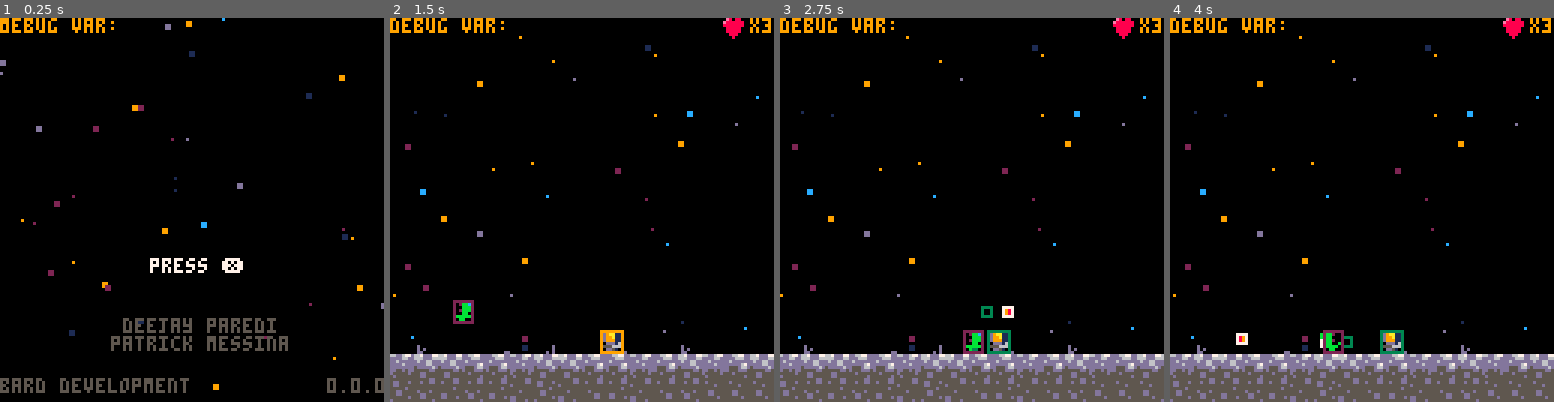
Above: before the commit, frames 1-4 (left to right).
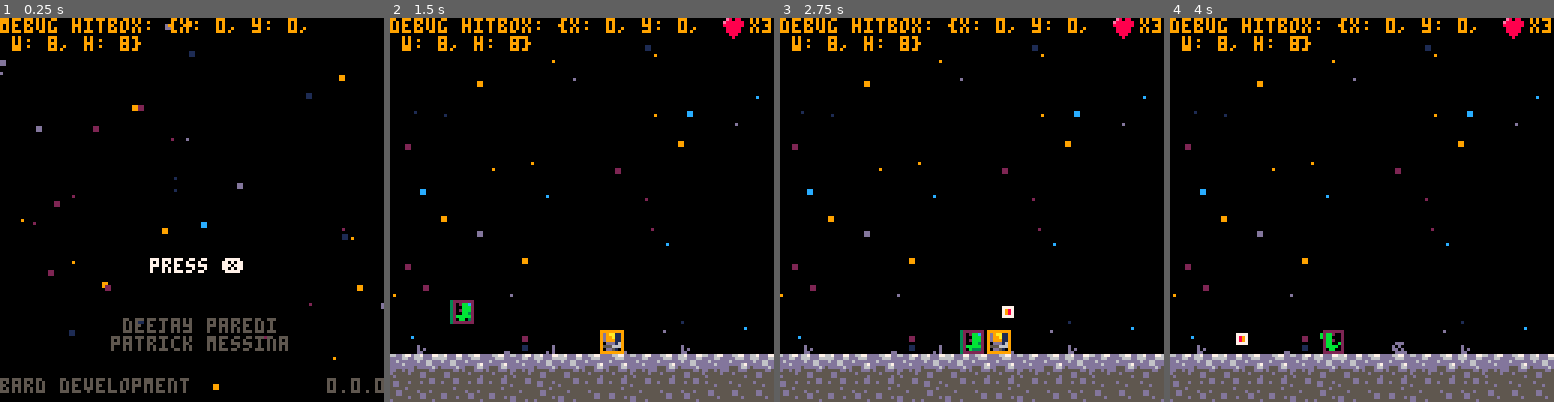
Above: after the commit, the same moments.

Repository: barddev/moonshot
Game: PICO-8 cartridge moonshot-temp.p8
Two runs of this game, one before a commit and one after it. Both use one fixed random seed, a clock stepped at 60 frames per second and the inputs below.
Inputs:
- Up to frame 1 (0.25 s): no input
- Up to frame 2 (1.5 s): tap X (X key) at 0.33, 1.07 s; tap O (Z key) at 0.7 s
- Up to frame 3 (2.75 s): hold Right 1.6-2.1 s; tap O (Z key) at 1.7, 2.1, 2.5 s; tap X (X key) at 1.85 s; hold Up 2.15-2.42 s; hold Right from 2.47 s (still down)
- Up to frame 4 (4 s): tap O (Z key) at 2.9, 3.3, 3.7 s; tap X (X key) at 2.97 s; release Right at 3.03 s; hold Left 3.08-3.58 s; hold Down 3.63-3.97 s

The runs differ from the first frame. In frame 1, 1.1% of the frame differs, in the area x 3-80%, y 0-9%; in frame 2, 1.2%; in frame 3, 1.4%; in frame 4, 1.6%, in the area x 3-80%, y 0-88%.

Commit message:
added egg

Diff:
--- a/moonshot-temp.p8
+++ b/moonshot-temp.p8
@@ -40,6 +40,9 @@
     debug_position = "",
     debug_vel = "",
 
+    debug_hitbox = "",
+    debug_collision = "",
+
     -- stars
     stars_color_pal={1,2,9,12,13},
 
@@ -49,6 +52,7 @@
 
     -- sprite flags
     solid = 0,
+    egg = 3,
     spike = 5,
     bullet = 6
 
@@ -73,6 +77,11 @@
 -- start with menu state
 function game:init()
     self:change_state(menu)
+
+    if globals.debug then
+        poke(0x5f2d, 1)
+    end
+
 end
 
 function game:update()
@@ -88,7 +97,9 @@
         local x = c.x or 0
 
         -- debug var
-        print("debug var: " .. globals.debug_var, x, 0, 9)
+        -- print("debug var: " .. globals.debug_var, x, 0, 9)
+        print("debug hitbox: " .. new_hitbox(), x, 0, 9)
+        -- print("debug collision: " .. globals.debug_collision, x, 14, 9)
 
         -- user input
         local key = ""
@@ -359,7 +371,9 @@
         baddie:new(vector2d(70, 70), 17, new_hitbox(0,0,7,7), 3, 0, 50, 30, vector2d(1.5, 0))
     }
 
-    level_1:init(m, b, level_baddies)
+    level_1_eggs = {}
+    add(level_1_eggs, egg:new(vector2d(295, 53)))
+    level_1:init(m, b, level_baddies, level_1_eggs)
     add(self.levels, level_1)
 
 end
@@ -398,17 +412,25 @@
     return o
 end
 
-function level:init(m, b, badguys)
+function level:init(m, b, badguys, level_eggs)
     self.background = b
     self.baddies = badguys
+    self.eggs = level_eggs
+    eggs = level_eggs
     -- music(1)
 end
 
 function level:update()
+    for e in all(self.eggs) do
+        e:update()
+    end
 end
 
 function level:draw()
     self.background:draw()
+    for e in all(self.eggs) do
+        e:draw()
+    end
     map(self.map_x, self.max_y)
 end
 
@@ -420,7 +442,9 @@
 -- returns 1 if moving right, and returns -1 if moving left
 -- assumes sprite is facing right and actor has var flip
 function actor_direction(flip)
-    if (flip) return -1
+    if (flip) then
+        return -1
+    end
     return 1
 end
 
@@ -458,7 +482,10 @@
             actor.pos.y -= ((actor.pos.y + actor.h + 1) % 8) - 1
         end
 
-        if actor_map_collision(actor, "down", globals.spike) then
+        if actor_map_collision(actor, "down", globals.spike)
+        or actor_map_collision(actor, "up", globals.spike)
+        or actor_map_collision(actor, "right", globals.spike)
+        or actor_map_collision(actor, "left", globals.spike) then
             actor.vel.y = 0
             actor.health -= actor.health
         end
@@ -647,6 +674,7 @@
     -- local a = actor_1.hitbox
     -- local b = actor_2.hitbox
 
+    globals.debug_collision = actor_a.hitbox
     local dir_a = actor_direction(actor_a)
     local dir_b = actor_direction(actor_b)
 
@@ -659,7 +687,7 @@
             actor_a.hitbox.w, actor_a.hitbox.h)
     else
         local _a = hitbox_position(actor_a.hitbox, dir_b)
-        a = new_hitbox(actor_a.pos.x + _a.x,
+        a = new_hitbox(actor_a.pos.x + _a.x + _a.w,
             actor_a.pos.y + _a.y, _a.w, _a.h)
     end
     -- position hitbox for actor b
@@ -924,6 +952,13 @@
     globals.debug_vel = self.vel
     actor_move(self)
 
+    -- check picking up egg
+    for e in all(eggs) do
+        if actor_collision(e, self) then
+            del(eggs, e)
+        end
+    end
+
     if self.health <= 0 then
         self:death()
     end
@@ -1058,6 +1093,7 @@
 
 function bullet:update()
     self.pos += self.vel
+    globals.debug_hitbox = s.hitbox
 end
 
 function bullet:draw()
@@ -1123,6 +1159,43 @@
     local part = particle:new(pos, 0, {8}, 15+rnd(2))
     add(particles, part)
 end
+
+
+-->8
+--> egg
+
+eggs = {}
+
+egg = {}
+-- create a new camera, map_end is the end of the camera
+function egg:new(pos)
+    local o = {}
+    setmetatable(o, self)
+    self.__index = self
+    o.pos = pos
+    o.sp = 16
+    o.anim = 0
+    o.hitbox = new_hitbox(0,0,8,8)
+    o.vel = vector2d(0, 1)
+    return o
+end
+
+function egg:update()
+    self:animate()
+end
+
+function egg:draw()
+    spr(self.sp, self.pos.x, self.pos.y)
+end
+
+function egg:animate()
+  if time() - self.anim >.3 then
+    self.anim = time()
+    self.vel.y *= -1
+    self.pos += self.vel
+  end
+end
+
 
 
 -->8
@@ -1218,6 +1291,7 @@
 function hitbox_position(b, dir)
 
     local h = {}
+    local h = new_hitbox()
     h.w = b.w
     h.h = b.h
     -- facing right
@@ -1282,14 +1356,14 @@
 5d5ddd5dd6ddd5ddd555ddd555555dd5dd55d5dddd555ddd55777775555555550d000000000000d000d0d0000000000000000000000000000000000000000000
 5d5dd555ddd555dd55d5555555dd5555d55555d55d55555d55777555555555d50d0d0000000000d000dd0d000000000000000000000000000000000000000000
 555d5555d5555555555555d555dd55555d5555555555555dd557755d55d555550dd000000000d0d0000dddd00000000000000000000000000000000000000000
-5555555555555dd55555555555555dd555555dd555555dd5dd555555000000000000000090000009000000000000000000000000000000000000000000000000
-5dd555d55d555dd55d5555555d555dd555d55dd555555dd5dd777775000000000000000049900094000000000000000000000000000000000000000000000000
-5dd55555555555555555d5555555555555555555d555555555777777000000000000000054499094000000000000000000000000000000000000000000000000
-55555d5555555d55555555555555555555555555555555555777dd77000000000000000005444944000000000000000000000000000000000000000000000000
-55dd55555555555555dd555555d555555d555d55555d555557d7dd77000000000000000000544444000000000000000000000000000000000000000000000000
-55dd55555dd5555555dd55555555dd5555dd555555555555557d7777000000000000000000054444000000000000000000000000000000000000000000000000
-555555d55dd555d555555d555555dd5555dd5555dd55555555777ddd000000000460000000044444000000000000000000000000000000000000000000000000
-d5555555555555555555555555555555555555d5dd555d5557777d55000000000446656555544444000000000000000000000000000000000000000000000000
+5555555555555dd55555555555555dd555555dd555555dd5dd555555000000000000000090000009000000000000000000000000000000005dddddd55dddddd5
+5dd555d55d555dd55d5555555d555dd555d55dd555555dd5dd77777500000000000000004990009400000000000000000000000000000000d566665dd116665d
+5dd55555555555555555d5555555555555555555d55555555577777700000000000000005449909400000000000000000000000000000000d666666dd616666d
+55555d5555555d55555555555555555555555555555555555777dd7700000000000000000544494400000000000000000000000000000000d666666dd661616d
+55dd55555555555555dd555555d555555d555d55555d555557d7dd7700000000000000000054444400000000000000000000000000000000d666666dd166166d
+55dd55555dd5555555dd55555555dd5555dd555555555555557d777700000000000000000005444400000000000000000000000000000000d666666dd166166d
+555555d55dd555d555555d555555dd5555dd5555dd55555555777ddd00000000046000000004444400000000000000000000000000000000d566665dd516665d
+d5555555555555555555555555555555555555d5dd555d5557777d55000000000446656555544444000000000000000000000000000000005dddddd55dddddd5
 dddddddddddddddd5d55dd6666d555d505555555555dd500000000000000000004455555555444441111116d000000000000000000000000d000000000000000
 1777777117777771555ddd6666dd5555555d5555555dd550000000000000000004500000000444441111116d000000000000000000000000d667700000000000
 166666611666666155d6ddddddddd555505555d555555500000000000000000000000000000444441111116d000000000000000000000000d666770000000000
@@ -1355,7 +1429,7 @@
 00000000000000050000000000000000000000000000000000000000000000000000000000000000000000000000000000000000000000000000000000000000
 00000000000000050000000000000000000000000000000000000000000000000000000000000000000000000000000000000000000000000000000000000000
 __gff__
-0080808080808000000000000000000000000000000000000000000000000000400000000000000000000000000000000000000000000000000000000000000001010101010100000000000000010101010101010101000000000000000000000101010100000000000000000000200001000000000000000000000000002020
+0080808080808000000000000000000004000000000000000000000000000000400000000000000000000000000000000000000000000000000000000000000001010101010100000000000000010101010101010101000000000000000003030101010100000000000000000000200000000000000000000000000000002020
 0000000000000000000000000000000000000000000000000000000000000000000000000000000000000000000000000000000000000000000000000000000000000000000000000000000000000000000000000000000000000000000000000000000000000000000000000000000000000000000000000000000000000000
 __map__
 000000000000000000000000000000000000000000000000000000000000000000000000000000000000000000000000000000000000000000000000000000000000000000000000000000000000000000000000000000000000000000000000000000000000000000000000000000000000000000000000000000000000796a
@@ -1365,13 +1439,13 @@
 000000000000000000000000000000000000000000000000000000000000000000000000000000000000000000000000000000000000000000000000000000000000000000000000000000000000000000000000000000000000000000000000000000000000000000000000000000000000000000000000000000000000796a
 000000000000000000000000000000000000000000000000000000000000000000000000000000000000000000000000000000000000000000000000000000000000000000000000000000000000000000000000000000000000000000000000000000000000000000000000000000000000000000000000000000000000796a
 000000000000000000000000000000000000000000000000000000000000000000000000000000000000000000000000000000000000000000000000000000000000000000000000000000000000000000000011004800000000004a00000000000000000000000000000000000000000000000000000000000000000000796a
-000000000000000000000000000000000000000000000000000000004a0000007f7f7f00001000000000000000000000000000000000000000000000000000000000000000000000000000000000000000000041424242424242424242450000000000000000000000000000000000000000000000000000000000000000796a
+000000000000000000000000000000000000000000000000000000004a0000007f7f7f00000000000000000000000000000000000000000000000000000000000000000000000000000000000000000000000041424242424242424242450000000000000000000000000000000000000000000000000000000000000000796a
 000000000000000000000000000000000000000000000000000000414444444442434343434500000000000000000000000000000000000000000000000000000000000000000000000000000000000000000073515451505054505454720000000000000000000000000000000000000000000060606000000000000000796a
 000000000000000000000000000000000000000000000000000000707170717070727172727200000000000000000000000000000000000000000000000000000000000000000000000000000000000000000064505456505451506572000000000000000000000000000000000000000000000000000000000000005859796a
 0000000000000000000000000000000000000000000000000000000000000000000000000000000000000000000000000000004900000000000000000000000000000000000000000000000000000000000000735354545050515172000000000000000000000000000000007f7f00000000000000000000000000006869796a
-000000000000000000000000000000000000000060000000000000000000000000000000000000000000000000004145000000414500000000000000000000004d4e4f000000000000000000004d4e4f00000070645350525254760000000000000000000000000000000000606000000000000000000060606000000000796a
+000000000000000000000000000000000000000060000000000000000000000000000000000000000000000000004145000000414500000000000000000000005e5e5e000000000000000000005e5e5e00000070645350525254760000000000000000000000000000000000606000000000000000000060606000000000796a
 000000000000000000000000000000000000000060000000000000000000000000000000000000000000000000006475000000747500000000000000000000000000000000000000000000000000000000000000715153525055624500000000000000000000000000006060606160600000000000000000000000000000796a
-0048000000004900004a000048000000110000006000001100000000004800000000000049000000110000490000736500000073757f7f000000494800000000000000000000004d4e4f00000000000000000000007064504647506500490000000000480000004a001160606160606000004a0000004800004900004900796a
+0048000000004900004a000048000000110000006000001100000000004800000000000049000000110000490000736500000073757f7f000000494800000000000000000000005e5e5e00000000000000000000007064504647506500490000000000480000004a001160606160606000004a0000004800004900004900796a
 4443434242444343424244424344424343444343444242434244444344424344444244434244424342434243424463750000007462434443444442424342450000000000000000000000000000000000000000000000735151505262444444424244424243444342434442424342444342424243424242434442424242424242
 5054515451555055535155535452525250515555515253555453555151525152535555555354535046475350535552760000007350505050505050505050650000000000000000000000000000000000000000000000715050505050505050505050505050505050505050505050545050505050505050505050505050505050
 
